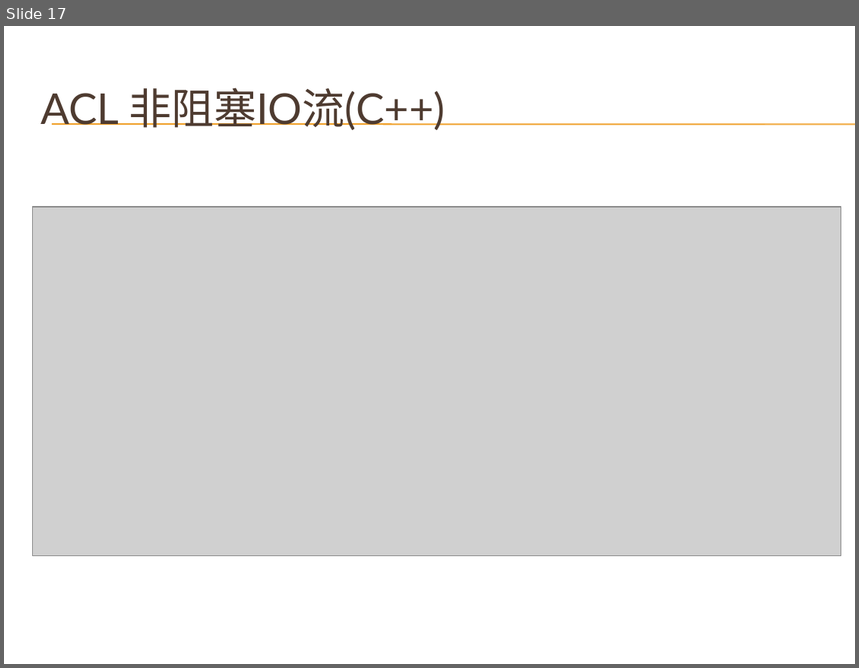
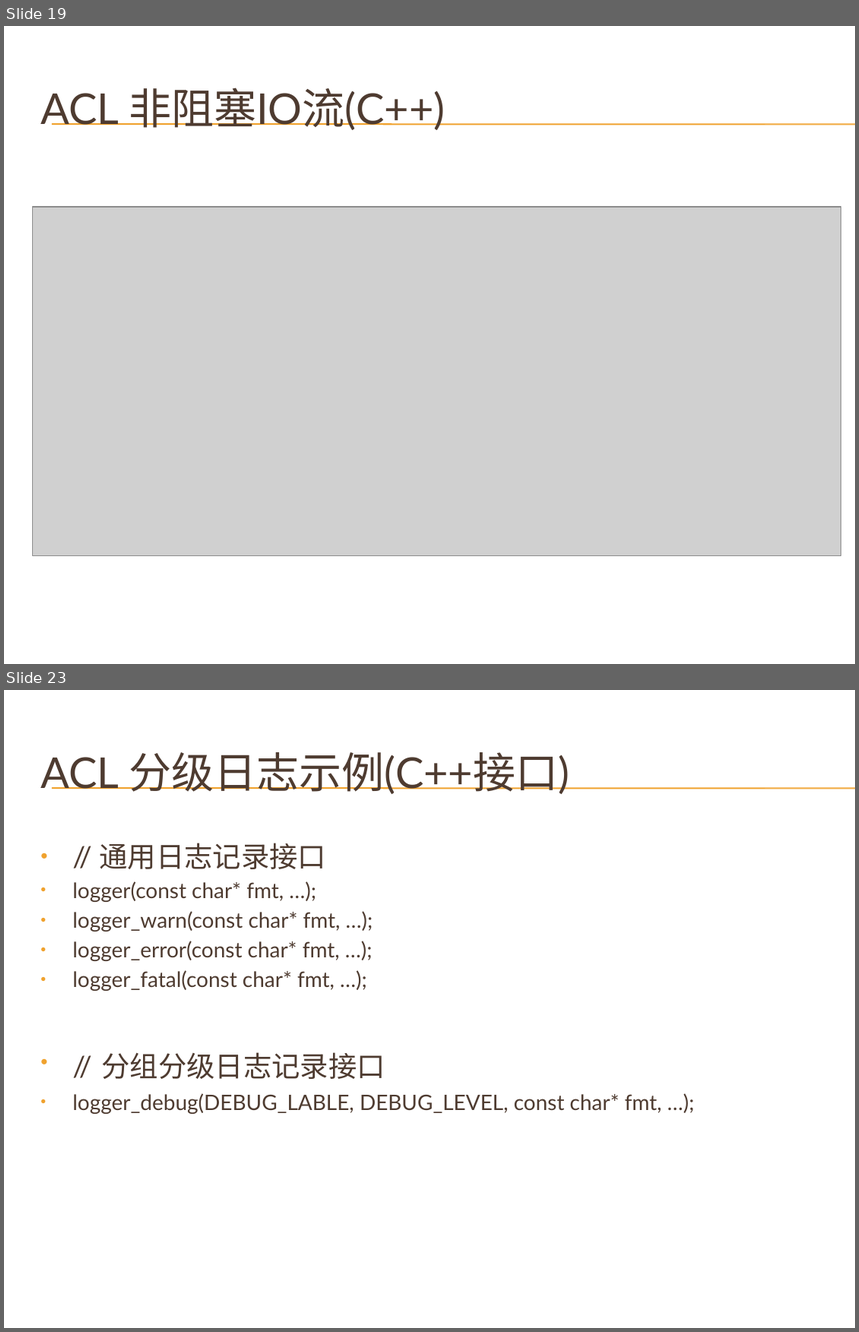
Before and after one commit to cnsuhao/developkit-acl, a slide deck: doc/acl.pptx. Shown one above the other, each under a label of ours: slide 17 before the commit, slides 19 and 23 after it; the slides between them are not shown. The pictures are 859x668 and 859x1332 pixels, drawn with LibreOffice and Linux fonts; fonts in the diff are those of the drawing; grey boxes stand for pictures; background and template pictures are left out. Boxes give left, top, right and bottom in pixels: in the first picture for what was removed or moved away, otherwise in the second. Text is boxed around its words. In the diff, an @@ line names an element or a change of style, - is before the commit and + after.

```diff
--- a/doc/acl.pptx
+++ b/doc/acl.pptx
@@ slide 23 added at <box>4,690,855,1328</box>, background picture (left out); not listed: 2 template elements that a slide beside it also shows @@
@@ title added at <box>40,752,569,794</box>, 36 pt, text #4E3B30 @@
+ACL 分级日志示例(C++接口)
@@ text added at <box>72,843,662,1114</box>, 18 pt, text #4E3B30 @@
+• // 通用日志记录接口
+• logger(const char* fmt, …);
+• logger_warn(const char* fmt, …);
+• logger_error(const char* fmt, …);
+• logger_fatal(const char* fmt, …);
+• // 分组分级日志记录接口
+• logger_debug(DEBUG_LABLE, DEBUG_LEVEL, const char* fmt, …);
@@ what was slide 17 is now slide 19 @@
```
Also in this commit, not shown: 9 slides changed, 9 other slides added.
